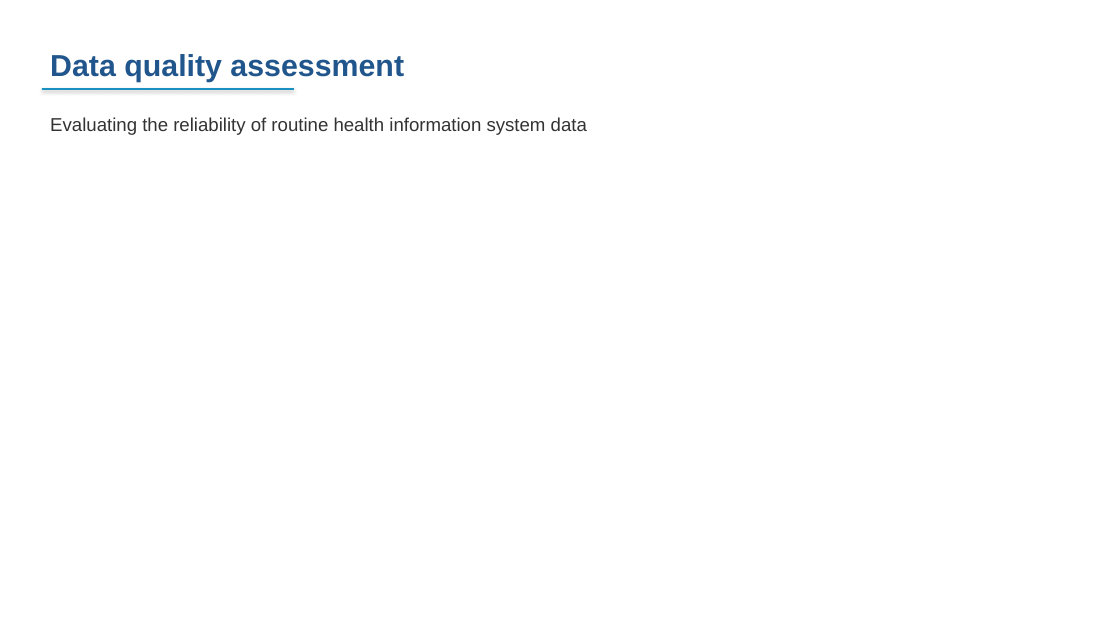
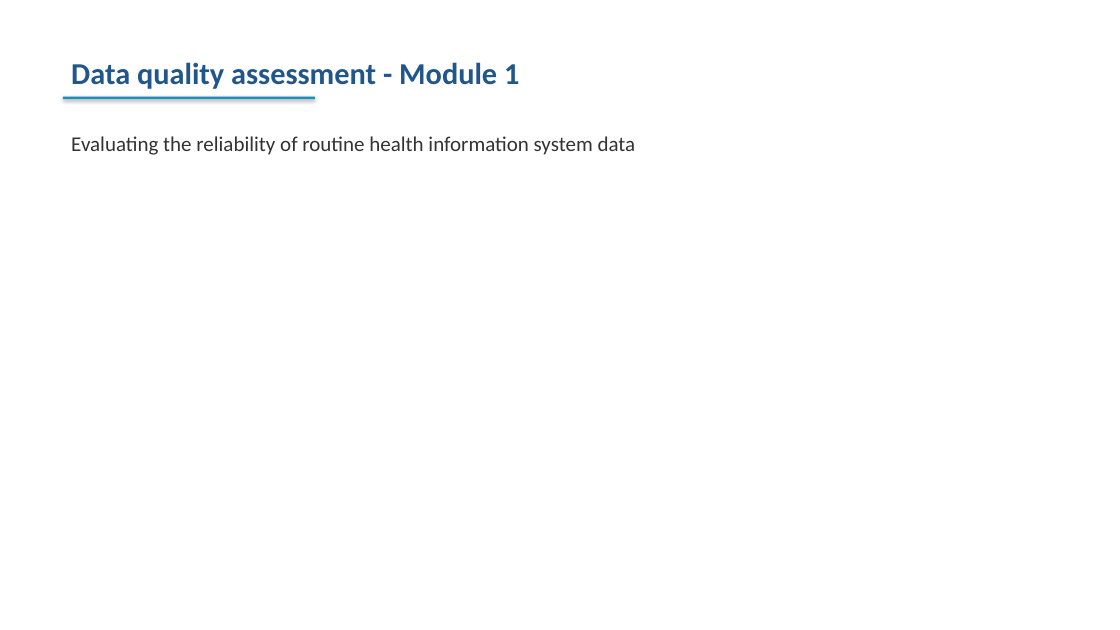
Before and after one commit to FASTR-Analytics/fastr-resource-hub, a slide deck: slide 42 of outputs/2026-zambia_deck.pptx (slide 36 before the commit). Drawn at 1120x630 pixels with LibreOffice and Linux fonts; fonts in the diff are those of the drawing. Boxes give left, top, right and bottom in pixels: in the first picture for what was removed or moved away, otherwise in the second. Text is boxed around its words. In the diff, an @@ line names an element or a change of style, - is before the commit and + after.

```diff
--- a/outputs/2026-zambia_deck.pptx
+++ b/outputs/2026-zambia_deck.pptx
@@ text at (71,62,519,89): text changed; font Arial to Calibri @@
-Data quality assessment
+Data quality assessment - Module 1
@@ rectangle: place and size @@
-rectangle at (42,88,294,90)
+rectangle at (63,97,315,99)
@@ text "Evaluating the reliability of routine ...": place and size @@
-text "Evaluating the reliability of routine ..." at (50,117,587,135)
+text "Evaluating the reliability of routine ..." at (71,136,636,155)
@@ text "Evaluating the reliability of routine ..." at (71,136,636,155): size 16 to 18 pt, font Arial to Calibri; more space between paragraphs @@
```
Also in this commit, not shown: 94 other slides changed, 34 slides added, 19 slides removed, 47 other files.
